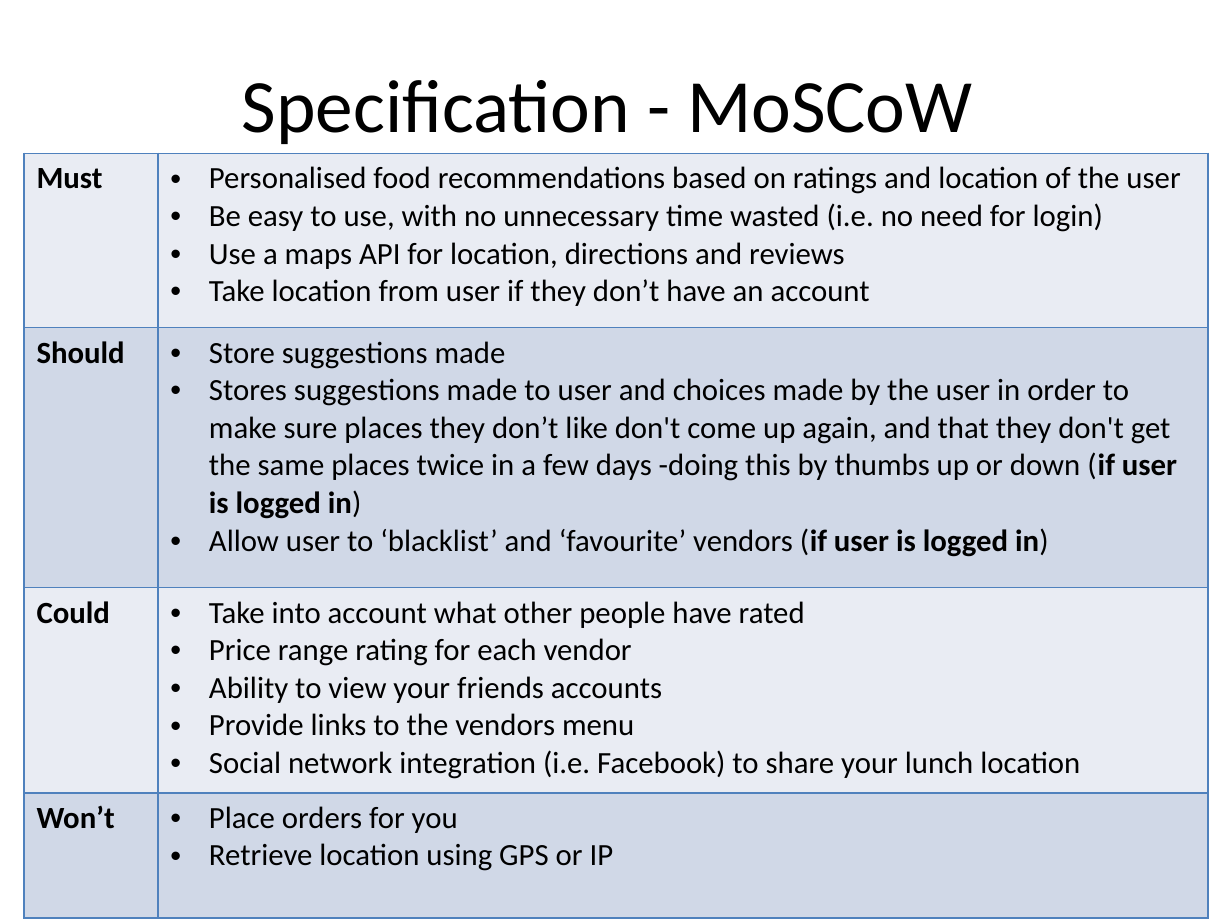
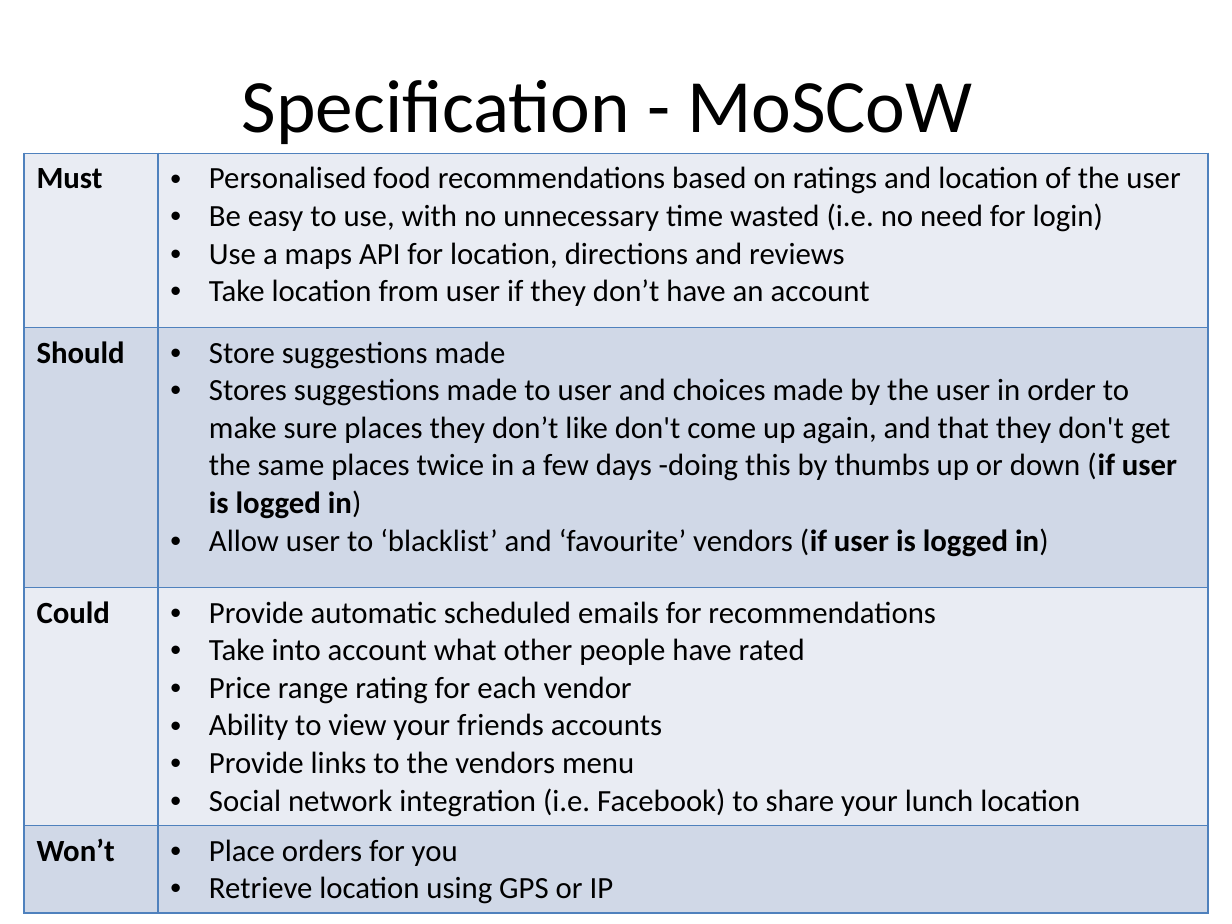
Before and after one commit to isaac-jordan/GrubGrabber, a slide deck: slide 8 of Presentation/Grub Grabber.pptx. Drawn at 1232x924 pixels with LibreOffice and Linux fonts; fonts in the diff are those of the drawing. Boxes give left, top, right and bottom in pixels: in the first picture for what was removed or moved away, otherwise in the second. Text is boxed around its words. In the diff, an @@ line names an element or a change of style, - is before the commit and + after.

```diff
--- a/Presentation/Grub Grabber.pptx
+++ b/Presentation/Grub Grabber.pptx
@@ table at bbox=[25, 154, 1209, 908] @@
-row 3, column 2: Take into account what other people have rated / Price range rating for each vendor / Ability to view your friends accounts / Provide links to the vendors menu / Social network integration (i.e. Facebook) to share your lunch location
+row 3, column 2: Provide automatic scheduled emails for recommendations / Take into account what other people have rated / Price range rating for each vendor / Ability to view your friends accounts / Provide links to the vendors menu / Social network integration (i.e. Facebook) to share your lunch location
```
Also in this commit, not shown: 9 other files.
